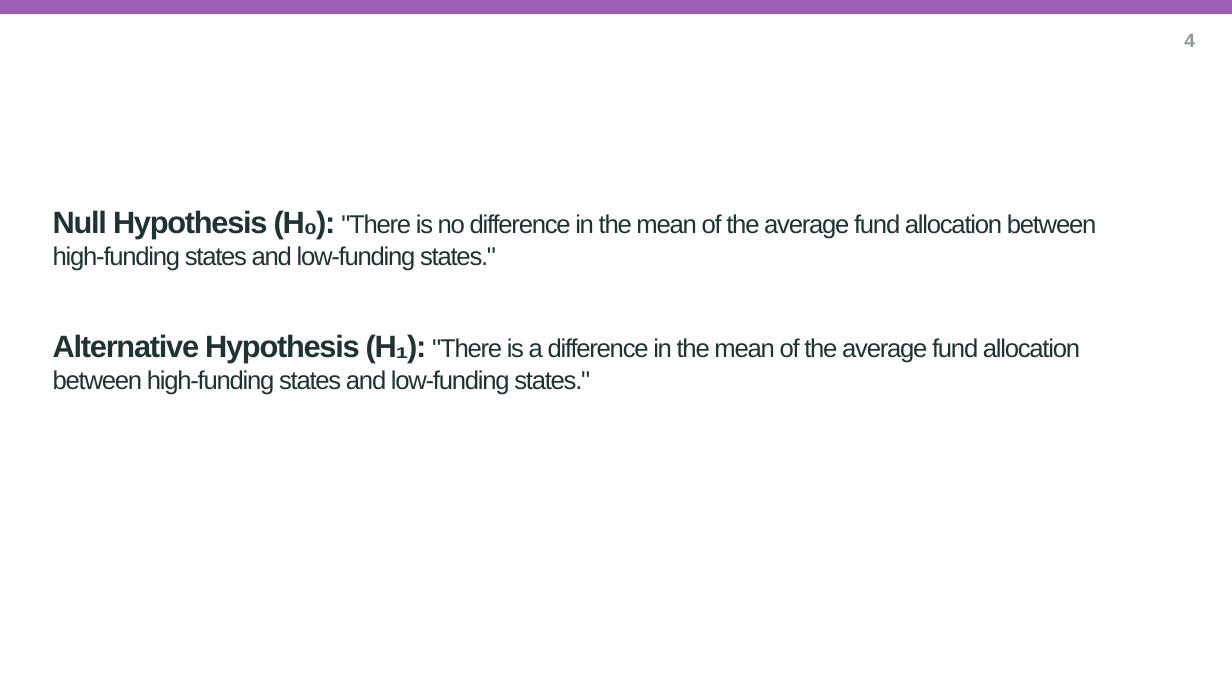
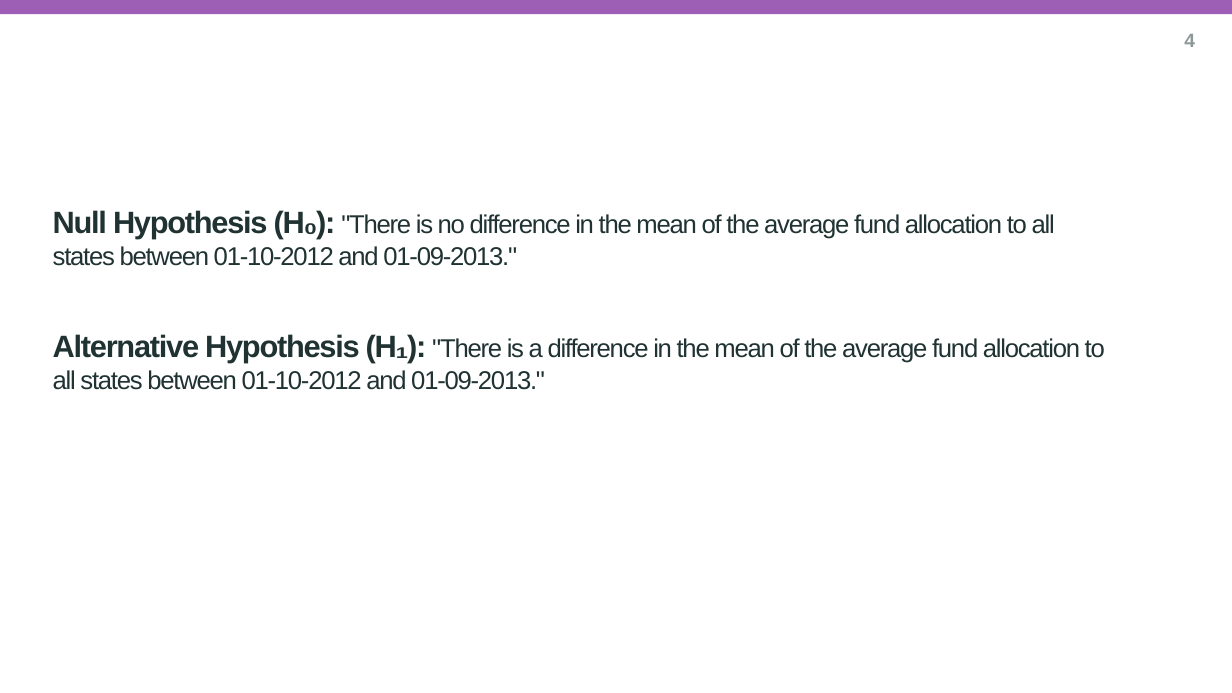
Before and after one commit to DeepakKhokhar1302/A113_Team_Research_Project, a slide deck: slide 4 of research_question_presentation_A113.pptx (slide 5 before the commit). Drawn at 1232x693 pixels with LibreOffice and Linux fonts; fonts in the diff are those of the drawing; background and template pictures are left out. Boxes give left, top, right and bottom in pixels: in the first picture for what was removed or moved away, otherwise in the second. Text is boxed around its words. In the diff, an @@ line names an element or a change of style, - is before the commit and + after.

```diff
--- a/research_question_presentation_A113.pptx
+++ b/research_question_presentation_A113.pptx
@@ subtitle at [53,210,1105,390]: text changed @@
-Null Hypothesis (H₀): "There is no difference in the mean of the average fund allocation between high-funding states and low-funding states."
-Alternative Hypothesis (H₁): "There is a difference in the mean of the average fund allocation between high-funding states and low-funding states."
+Null Hypothesis (H₀): "There is no difference in the mean of the average fund allocation to all states between 01-10-2012 and 01-09-2013."
+Alternative Hypothesis (H₁): "There is a difference in the mean of the average fund allocation to all states between 01-10-2012 and 01-09-2013."
```
Also in this commit, not shown: 1 other slide changed, 1 slide removed.
